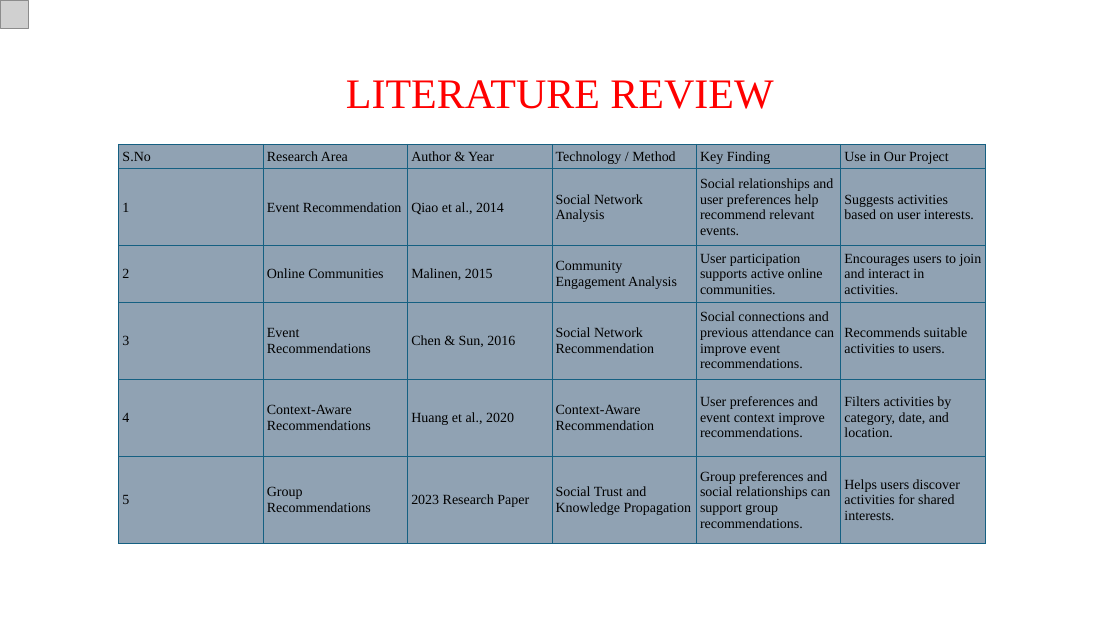
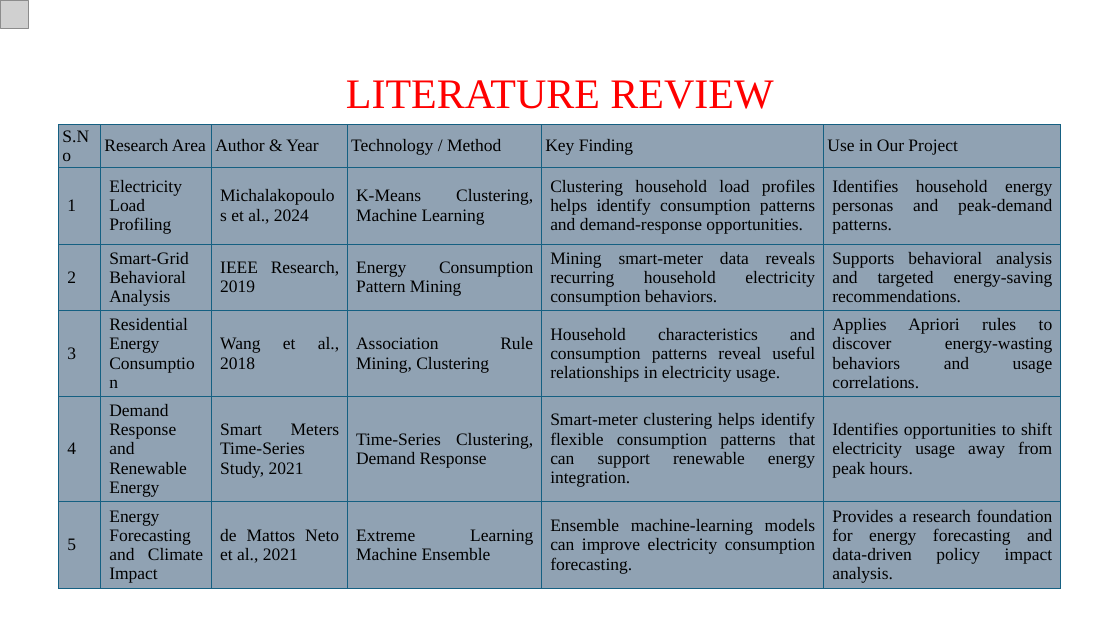
Before and after one commit to TanveerS24/Sustainability-Intelligence, a slide deck: slide 6 of presentation.pptx (slide 5 before the commit). Drawn at 1120x630 pixels with LibreOffice and Linux fonts; fonts in the diff are those of the drawing; grey boxes stand for pictures; background and template pictures are left out. Boxes give left, top, right and bottom in pixels: in the first picture for what was removed or moved away, otherwise in the second. Text is boxed around its words. In the diff, an @@ line names an element or a change of style, - is before the commit and + after.

```diff
--- a/presentation.pptx
+++ b/presentation.pptx
@@ table at (59, 125, 1061, 618) @@
-row 2: 1 | Event Recommendation | Qiao et al., 2014 | Social Network Analysis | Social relationships and user preferences help recommend relevant events. | Suggests activities based on user interests.
+row 2: 1 | Electricity Load Profiling | Michalakopoulos et al., 2024 | K-Means Clustering, Machine Learning | Clustering household load profiles helps identify consumption patterns and demand-response opportunities. | Identifies household energy personas and peak-demand patterns.
-row 3: 2 | Online Communities | Malinen, 2015 | Community Engagement Analysis | User participation supports active online communities. | Encourages users to join and interact in activities.
+row 3: 2 | Smart-Grid Behavioral Analysis | IEEE Research, 2019 | Energy Consumption Pattern Mining | Mining smart-meter data reveals recurring household electricity consumption behaviors. | Supports behavioral analysis and targeted energy-saving recommendations.
-row 4: 3 | Event Recommendations | Chen & Sun, 2016 | Social Network Recommendation | Social connections and previous attendance can improve event recommendations. | Recommends suitable activities to users.
+row 4: 3 | Residential Energy Consumption | Wang et al., 2018 | Association Rule Mining, Clustering | Household characteristics and consumption patterns reveal useful relationships in electricity usage. | Applies Apriori rules to discover energy-wasting behaviors and usage correlations.
-row 5: 4 | Context-Aware Recommendations | Huang et al., 2020 | Context-Aware Recommendation | User preferences and event context improve recommendations. | Filters activities by category, date, and location.
+row 5: 4 | Demand Response and Renewable Energy | Smart Meters Time-Series Study, 2021 | Time-Series Clustering, Demand Response | Smart-meter clustering helps identify flexible consumption patterns that can support renewable energy integration. | Identifies opportunities to shift electricity usage away from peak hours.
-row 6: 5 | Group Recommendations | 2023 Research Paper | Social Trust and Knowledge Propagation | Group preferences and social relationships can support group recommendations. | Helps users discover activities for shared interests.
+row 6: 5 | Energy Forecasting and Climate Impact | de Mattos Neto et al., 2021 | Extreme Learning Machine Ensemble | Ensemble machine-learning models can improve electricity consumption forecasting. | Provides a research foundation for energy forecasting and data-driven policy impact analysis.
@@ size 12 to 15 pt in "S.No", "Research Area", "Author & Year", "Technology / Method" and 7 more places @@
@@ alignment left to justified @@
@@ table: place and size @@
-table at (119, 145, 986, 544)
+table at (59, 125, 1061, 618)
```
Also in this commit, not shown: 6 other slides changed, 2 slides added, 2 slides removed, 21 other files.
